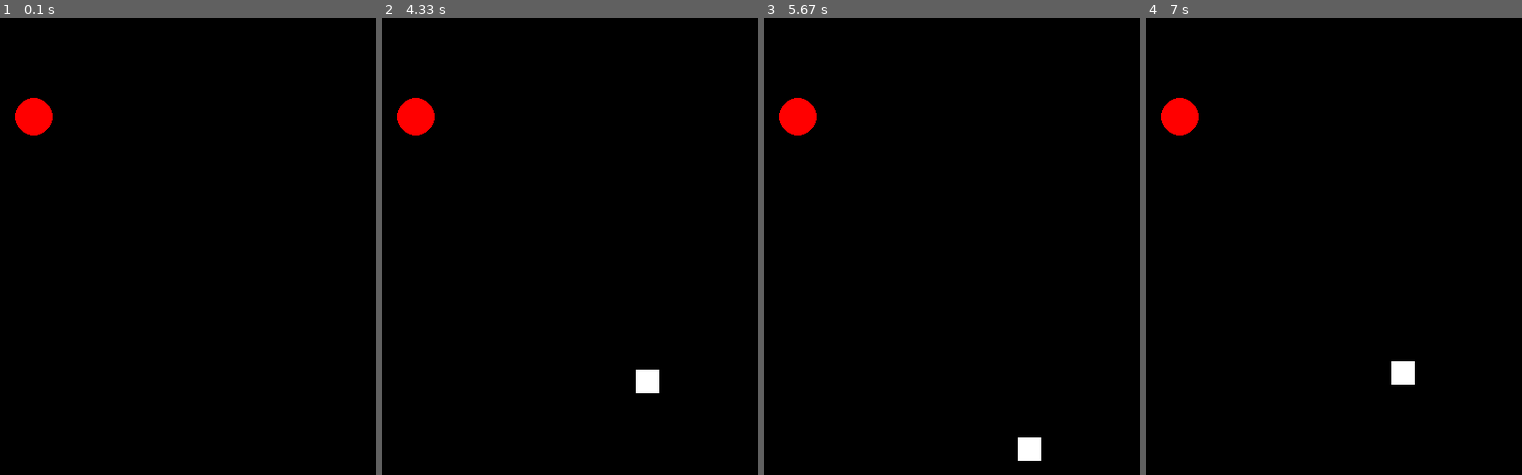
Above: before the commit, frames 1-4 (left to right).
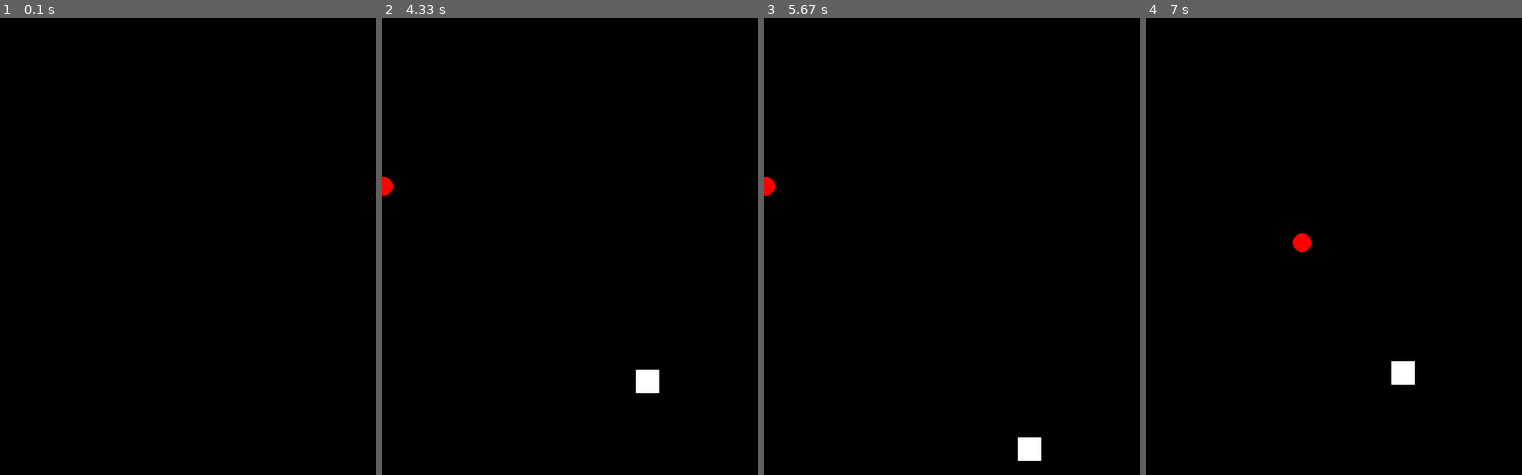
Above: after the commit, the same moments.

Repository: LeeHarry14202/PYGAME_Snake_Game
Game: pygame game, started from main.py
The game is run twice, just before and just after one commit, with the same random seed, the same clock (stepped at 60 frames per second) and the same inputs.
Inputs:
- Up to frame 1 (0.1 s): no input
- Up to frame 2 (4.33 s): hold Up 0.83-1.3 s; hold Right 1.33-1.8 s; hold Left 1.83-2.37 s; hold Down 2.4-2.7 s; hold Left 2.73-3.13 s; hold Up 3.17-3.53 s; hold Right 3.57-4.2 s; hold Down from 4.23 s (still down)
- Up to frame 3 (5.67 s): release Down at 4.6 s; hold Left 4.63-5.1 s; hold Right 5.13-5.6 s; hold Up from 5.63 s (still down)
- Up to frame 4 (7 s): release Up at 5.93 s; hold Right 5.97-6.43 s; hold Left from 6.47 s (still down)

The runs differ from the first frame. In frame 1, 0.6% of the frame differs, in the area x 4-14%, y 17-26%; in frame 2, 0.7%; in frame 3, 0.7%; in frame 4, 0.8%, in the area x 4-44%, y 17-52%.

Commit message:
Update main.py

Diff:
--- a/main.py
+++ b/main.py
@@ -70,22 +70,33 @@
 
 class APPLE(object):
     def __init__(self):
+        self.WIDTH = 100 / 4
+        self.HEIGHT = 100 / 4
+        self.radius = 10
+        self.list_apple = []
+        self.rect = pygame.rect.Rect((SCREEN_WIDTH/2, SCREEN_HEIGHT/2, self.WIDTH, self.HEIGHT))
+
+
+    def create_apple(self):
         random_x_pos = random.randint(0, SCREEN_WIDTH)
         random_y_pos = random.randint(0, SCREEN_HEIGHT)
-        self.x = random_x_pos
-        self.y = random_y_pos
-        WIDTH = 100 / 4
-        HEIGHT = 100 / 4
-        self.radius = 20
-        self.rect = pygame.rect.Rect((self.x, self.y, WIDTH, HEIGHT))
+        x = random_x_pos
+        y = random_y_pos
+        position = (x, y)
+        self.rect = pygame.rect.Rect((x, y, self.WIDTH, self.HEIGHT))
+        return position
 
-    def draw(self):
-        pygame.draw.circle(screen, COLOR.RED, (self.x, self.y), self.radius)
+    def draw(self, list_apple):
+        for apple_ in list_apple:
+            pygame.draw.circle(screen, COLOR.RED, apple_, self.radius)
+        # Remove previous apple
+        if len(list_apple) > 1:
+            list_apple.pop(0)
 
 
 # Set timer for apple
 spawn_apple = pygame.USEREVENT
-spawn_apple_time = 1200
+spawn_apple_time = 2000
 pygame.time.set_timer(spawn_apple, spawn_apple_time)
 
 # Object init
@@ -112,12 +123,16 @@
                     world.direction = 'DOWN'
                 if event.key == pygame.K_UP:
                     world.direction = 'UP'
+            if event.type == spawn_apple:
+                apple.list_apple.append(apple.create_apple())
+
+
 
         snake.x, snake.y = snake.change_direction()
         snake.x, snake.y = snake.reset_snake()
         snake.draw(snake.x, snake.y)
 
-        apple.draw()
+        apple.draw(apple.list_apple)
 
         if apple.rect.colliderect(snake.rect):
             print('Touched')
